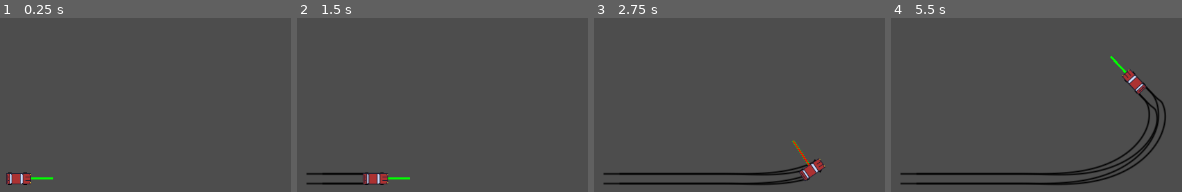
Above: before the commit, frames 1-4 (left to right).
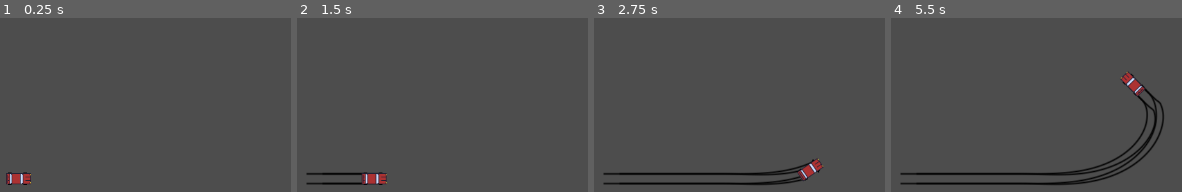
Above: after the commit, the same moments.

Repository: bigmanchadley/2d-car-game
Game: Godot game, scene res://scenes/car.tscn
Two runs of this game, one before a commit and one after it. Both use one fixed random seed, a clock stepped at 60 frames per second and the inputs below.
Inputs:
- Up to frame 1 (0.25 s): no input
- Up to frame 2 (1.5 s): tap Enter at 0.5 s; hold W (P1_Forward) from 0.53 s (still down); tap Down (P2_Backward) at 0.6 s; tap Up (P2_Forward) at 1.35 s
- Up to frame 3 (2.75 s): release W (P1_Forward) at 2.03 s; hold A (P1_Left) from 2.03 s (still down); tap Left (P2_Left) at 2.1 s
- Up to frame 4 (5.5 s): tap Right (P2_Right) at 2.85 s; release A (P1_Left) at 3.53 s; hold S (P1_Backward) 3.53-4.28 s; tap Down (P2_Backward) at 3.6 s; hold D (P1_Right) 4.28-5.03 s; tap Up (P2_Forward) at 4.35 s; tap Space at 5 s; hold W (P1_Forward) from 5.03 s (still down); tap Left (P2_Left) at 5.1 s

The runs differ from the first frame. In frame 1, 0.1% of the frame differs, in the area x 10-19%, y 91-94%; in frame 2, 0.5%; in frame 3, 0.7%; in frame 4, 2.8%, in the area x 70-95%, y 21-94%.

Commit message:
Organized Code, fixed wheel turning visual

Diff:
--- a/scripts/car_script.gd
+++ b/scripts/car_script.gd
@@ -12,9 +12,19 @@
 
 
 ##### Variables #####
-var l = 0.0
-var r = 0.0
-
+var fwd_dir: Vector2
+var alignment: float
+
+var gear
+var torque
+var brake_check: bool
+var is_braking: bool
+var brake_friction: float
+var medial_vel = Vector2(0,0)
+var lateral_vel = Vector2(0,0)
+
+
+#############
 var fwd_input
 var bwd_input
 
@@ -22,9 +32,7 @@
 var turn_right = Vector2(0,0)
 var steer_dir
 var accel_dir
-var gear
-var torque
-var prev_velocity
+
 var force_addition = Vector2.ZERO
 var dynamic_etr
 var dynamic_etr_left
@@ -32,13 +40,8 @@
 var new_etr
 var maintained_vel = Vector2(0,0)
 var transferred_vel
-var medial_vel = Vector2(0,0)
-var lateral_vel
-var lateral_friction
-var is_drifting = false
+
 var is_accelerating = false
-var is_braking
-var brake_friction
 
 
 var traction = 1.0
@@ -49,12 +52,8 @@
 
 ###################################### START MAIN ############################################
 func _physics_process(delta):
-	prev_velocity = velocity
-	medial_vel
-
-	gearbox()
-	torque_calculation()
-	player_input(delta)
+	update_variables()
+	player_input()
 	acceleration(delta)
 	steering(delta)
 
@@ -66,9 +65,9 @@
 ####################################### DEBUGGER ###############################################
 func _draw():
 
-	draw_line(Vector2.ZERO, global_transform.basis_xform_inv(steer_dir) * 50, Color(0, 1, 0), 3)
-	draw_line(Vector2.ZERO, global_transform.basis_xform_inv(turn_left) * 50, Color(1, 0, 0), 2)
-	draw_line(Vector2.ZERO, global_transform.basis_xform_inv(turn_right) * 50, Color(1, 0, 0), 2)
+	#draw_line(Vector2.ZERO, global_transform.basis_xform_inv(steer_dir) * 50, Color(0, 1, 0), 3)
+	#draw_line(Vector2.ZERO, global_transform.basis_xform_inv(turn_left) * 50, Color(1, 0, 0), 2)
+	#draw_line(Vector2.ZERO, global_transform.basis_xform_inv(turn_right) * 50, Color(1, 0, 0), 2)
 	# #draw_line(Vector2.ZERO, accel_dir_debug * 50, Color(0, 0, 1), 2)
 	# draw_line(Vector2.ZERO, global_transform.basis_xform_inv(dynamic_etr_left) * 50, Color(1,0,0), 4)
 	# draw_line(Vector2.ZERO, global_transform.basis_xform_inv(dynamic_etr_right) * 50, Color(1,0,0), 4)
@@ -82,7 +81,7 @@
 	#draw_line(Vector2.ZERO, global_transform.basis_xform_inv(medial_vel) * 2, Color(0.5,0.5,1), 3) #light blue
 	#draw_line(Vector2.ZERO, global_transform.basis_xform_inv(lateral_vel) * 2, Color(1,0.5,0.5), 3) #pink
 	#draw_line(Vector2.ZERO + Vector2.UP * 20, global_transform.basis_xform_inv(sign(rot_dir) * Vector2.RIGHT.rotated(rotation)) * 52, Color(0,0,1), 3) #blue
-	#pass
+	pass
 
 	# NOTES
 	# The draw_line apparently does a rotation pass or something. So I have to pass an unrotated value or there will be a mismatch (double rotation)
@@ -90,23 +89,18 @@
 
 ################################## Function Declarations ########################################
 #################################################################################################
-func gearbox():
-	gear = ceil((medial_vel.length() / MAX_SPEED) * 6) # 6 is number of gears
-	if gear > 6:
-		gear = 6
-	if gear < 1:
-		gear = 1
-
-#################################################################################################
-func torque_calculation():
+func update_variables():
+	gear = clamp(ceil((medial_vel.length() / MAX_SPEED) * 6), 1, 6)
 	torque = POWER / gear
-
-#################################################################################################
-func player_input(delta):
+	fwd_dir = Vector2.UP.rotated(rotation)
+	alignment = velocity.normalized().dot(fwd_dir) # 0 to 1
+
+	is_braking = brake_check and alignment > 0
+	brake_friction = 0.99 if is_braking else 1.0
+
+#################################################################################################
+func player_input():
 	# Gather Inputs: Forward/Backward
-	var fwd_dir = Vector2.UP.rotated(rotation)
-
-	var brake_check
 	if Input.is_action_pressed(input_up):
 		fwd_input = Vector2(0, -1)
 	else:
@@ -143,43 +137,20 @@
 	steer_dir = (turn_left + turn_right).normalized() * reverse_correct
 	if steer_dir == Vector2(0,0):
 		steer_dir = fwd_dir
-	rot_dir = fwd_dir.cross(steer_dir)
+	rot_dir = clamp(fwd_dir.cross(steer_dir), -1.0, 1.0)
 	#############################################################################
 	# Car Sprite Switcher #######################################################
-	if steer_dir == fwd_dir:
+	var steer_visual = steer_dir * reverse_correct
+	if steer_visual == fwd_dir:
 		$Sprite2D.frame = 0
-	elif steer_dir == turn_left:
+	elif steer_visual == turn_left:
 		$Sprite2D.frame = 1
-	elif steer_dir == turn_right:
+	elif steer_visual == turn_right:
 		$Sprite2D.frame = 2
 	#############################################################################
-	# Braking #############################################################
-
-	if brake_check:
-		var alignment = velocity.normalized().dot(fwd_dir) # 0 to 1
-		#print_debug("brake_alignment:	", alignment)
-		if alignment > 0:
-			is_braking = true
-
-		else:
-			is_braking = false
-	else:
-		is_braking = false
-
-	if is_braking:
-		brake_friction = 0.99
-	else:
-		brake_friction = 1.0
-
-	#print_debug("is_braking:	", is_braking)
-	#############################################################################
 
 #################################################################################################
 func acceleration(delta):
-
-	# Force_addition = accel_dir * torque * traction
-		# gear will be changed to be based off of medial velocity and so change torque
-
 	force_addition = (accel_dir * torque * traction * delta) * brake_friction
 	if force_addition != Vector2(0,0):
 		is_accelerating = true
@@ -193,59 +164,22 @@
 
 #################################################################################################
 func steering(delta):
-	# Least Dependant
-	var fwd_dir = Vector2.UP.rotated(rotation)
+	#############################################################################
+	# Gather variable state #####################################################
 	var vel_dir = velocity.normalized()
 	var vel_mag = velocity.length()
-
-
-
-
-	# START HERE
-	var new_etr_degree = clampf((45 * (1- prev_velocity.length()/MAX_SPEED)), 5, 45) # range of 5 to 35
-	var new_etr_radians = deg_to_rad(new_etr_degree)
-
-
-	dynamic_etr_left = Vector2(-sin(new_etr_radians), -cos(new_etr_radians)).rotated(rotation)
-	dynamic_etr_right = Vector2(sin(new_etr_radians), -cos(new_etr_radians)).rotated(rotation)
-
-	var steer_degree = rad_to_deg(steer_dir.angle_to(Vector2.UP.rotated(rotation)))
-	var steer_degree_abs = abs(steer_degree)
-	if steer_degree_abs == 180:
-		steer_degree_abs = 0
-
-
-	# var grip = 1
-	# if steer_degree_abs > new_etr_degree:
-	# 	grip = new_etr_degree/steer_degree_abs # don't need to worry about divide by 0 because steer_degree is only > new_etr_degree if steer_degree is non-zero
-
-
 	var medial_speed = velocity.dot(fwd_dir)
+	medial_vel = medial_speed * fwd_dir
 	lateral_vel = (velocity - medial_speed * fwd_dir)
-	medial_vel = medial_speed * fwd_dir
-
+	#############################################################################
+	# Lateral Friction ##########################################################
 	var lateral_mag = lateral_vel.length()
-	var lateral_dir = lateral_vel.normalized()
-
-
-	# Lateral friction: The controlling variable that allows drifting
-		# Culmination of: lateral_vel.length(), velocity.length()?, is_accelerating, traction_vector?
-
-	# How does car start to slide?
-	# when the lateral_vel.length() is > the traction_vector (Doesnt need to be a )
-		# consider subtracting the traction size from the lateral vel constantly so there isn't a surge when traction is broken, it bleeds in
 	var accel_factor = 0.997 # if not accelerating the friction value is reduced (friction increases)
 	if is_accelerating:
 		accel_factor = 1.0 # if accelerating the friction value stays at 100%
-
-	var friction_ratio = lateral_mag / 100
-	var friction_weight = clamp(friction_ratio, 0.0, 1.0)
-
-	lateral_friction = lerp(0.9, 0.99, friction_weight) * accel_factor
-	#print_debug(lateral_friction)
-
-	lateral_vel *= lateral_friction
-
+	var lateral_friction_ratio = lateral_mag / 100
+	var lateral_friction_weight = clamp(lateral_friction_ratio, 0.0, 1.0)
+	var lateral_friction = lerp(0.9, 0.99, lateral_friction_weight) * accel_factor
 	#############################################################################
 	# Medial Friction ###########################################################
 		# This could probably be simplified
@@ -255,105 +189,41 @@
 	var air_friction = 1.0 - drag_ratio * drag_coefficient
 	var medial_friction = rolling_friction * air_friction * brake_friction
 	#############################################################################
-	# Velocity ##################################################################
-		# clamp the velocity probably
-	#print_debug("air_friction:		", air_friction)
-	#print_debug("medial_friction:	", medial_friction)
-	velocity = (lateral_vel) + (medial_vel * medial_friction) + force_addition
-	#print_debug("velocity length:	", velocity.length())
-	#############################################################################
-	# ROTATION TO DO LIST #######################################################
-
-	# rotational momentum can't really exist unless the car is sliding
-		# So, either use states, or replicate states doing some turn rate to velocity ratio to
-			# dictate if rot_momentum is used or just a constant turn radius is used.
-		# ALSO: Rot_momentum needs two things (probably 2)
-			# Greater angular_friction at low velocity AND/OR greater angular_friction at Low rot_momentum
-	# Okay, I think rot_torque/speed should be low high low from 0 to 90 degrees, determined by velocity alignment to fwd, 45, perpindicular
-		# Also relative to velocity, but angular friction might be able to handle that part
+	# Velocities ################################################################
+	lateral_vel *= lateral_friction
+	medial_vel *= medial_friction
+	velocity = (lateral_vel) + (medial_vel) + force_addition
 	#############################################################################
 	# Angular Friction ##########################################################
 	var speed_ratio = clamp(velocity.length() / 200, 0.0, 1.0)
-	var alignment = abs(velocity.normalized().dot(fwd_dir)) # 0 to 1
+	var abs_alignment = abs(alignment) # 0 to 1
 	if velocity == Vector2(0,0):
-		alignment = 1
-	#print_debug("alignment:	", alignment)
-
-
-	# Less friction at higher speeds
-	# Consider using 0.1 at the lerp min
+		abs_alignment = 1
 		# More angular friction at low speed - May need to change but certainly works as a bandaid
-	var angular_friction = lerp(0.1, 0.99, speed_ratio * (1.0 - alignment))
+	var angular_friction = lerp(0.1, 0.99, speed_ratio * (1.0 - abs_alignment))
 	#############################################################################
 	# Alignment Force ###########################################################
 	var misalignment = vel_dir.cross(fwd_dir)
-	traction = lerp(0.5, 1.0, alignment)
+	traction = lerp(0.5, 1.0, abs_alignment)
 	var aligning_force = traction * -misalignment
-
-	#print_debug("aligning_force: ", aligning_force)
-	#print_debug("traction:	", traction)
-	#print_debug("misalignment:	", misalignment)
 	#############################################################################
 	# Rotation Momentum #########################################################
-	#rot_dir = -sign(steer_degree)
 	var rot_speed = 4
-	# rot_traction: When aligned traction = 1 down to 0.5 at 90 degree slide
-					# however, when velocity = 0, rot_traction needs to = 0
 	var rot_traction = traction * clamp(vel_mag/100, 0.0, 1.0)
-	#print_debug("rot_traction:	", rot_traction)
-	# Replace the 4 with a rot_speed or rot torque. Consider variability vs constant
-	# May want rot_speed to be a value that increases with velocity? Or torque or sudden change in velocity?
+		# Replace the 4 with a rot_speed or rot torque. Consider variability vs constant
+		# May want rot_speed to be a value that increases with velocity? Or torque or sudden change in velocity?
+		# rot_dir = User Input: -1, 0, or 1
 	rot_momentum += (aligning_force + rot_speed * rot_traction * rot_dir) * delta
 	rot_momentum *= pow(angular_friction, delta)
 	rot_momentum = clamp(rot_momentum, -4, 4)
-	# print_debug("alignment: 	", alignment)
-	# print_debug("weight:	", speed_ratio * (1.0 - alignment))
-	# print_debug("angular_friction:	", angular_friction)
-	print_debug("rot_momentum:	", rot_momentum)
-	#############################################################################
+	#############################################################################
+	# Rotation ##################################################################
 	rotation += rot_momentum * delta
 
-	# Working Code
-	# var car_length = 34
-	# var d = velocity.length() * delta # maybe shouldn't use magnitude?
-	# if steer_degree != 0:
-	# 	var real_turn_radius = car_length/sin(abs(steer_dir.angle_to(Vector2.UP.rotated(rotation))))
-	# 	var turn_angle = d/real_turn_radius
-	# 	rotation += turn_angle * sign(-steer_degree)
-
-
-	return null
-
-
-
-#################################################################################################
-
-
-############## STRUCTURE TEMPLATE #################
-
-# Constants
-# Variables
-
-# _Physics Process ()
-	# Gear Function
-	# Torque Function
-	# Player Input
-	# Acceleration
-	# Steering
-	# MoveAndSlide
-	## Draw Debugger ##
-
-##Declarations##
-# Gear Function
-# Torque Function
-# Player Input
-# Acceleration
-# Steering
-
-
-
-# Things to change
-	# Current Dynamic Steering uses something that could just be lerp(). The lerp function would allow for more and simpler implimentation of fine tuning the steering speed.
-	# Current Turn angle is actually 55 degrees. Shhould be 35
-	# If im going backwards and press forwards, the deceleration should be using gear 1, not the current gear
-		# Example, if im going speed 300 backwards and press forwards, the torque applied should not be that of gear 6, but gear 1
+	#############################################################################
+
+
+
+
+
+#################################################################################################
